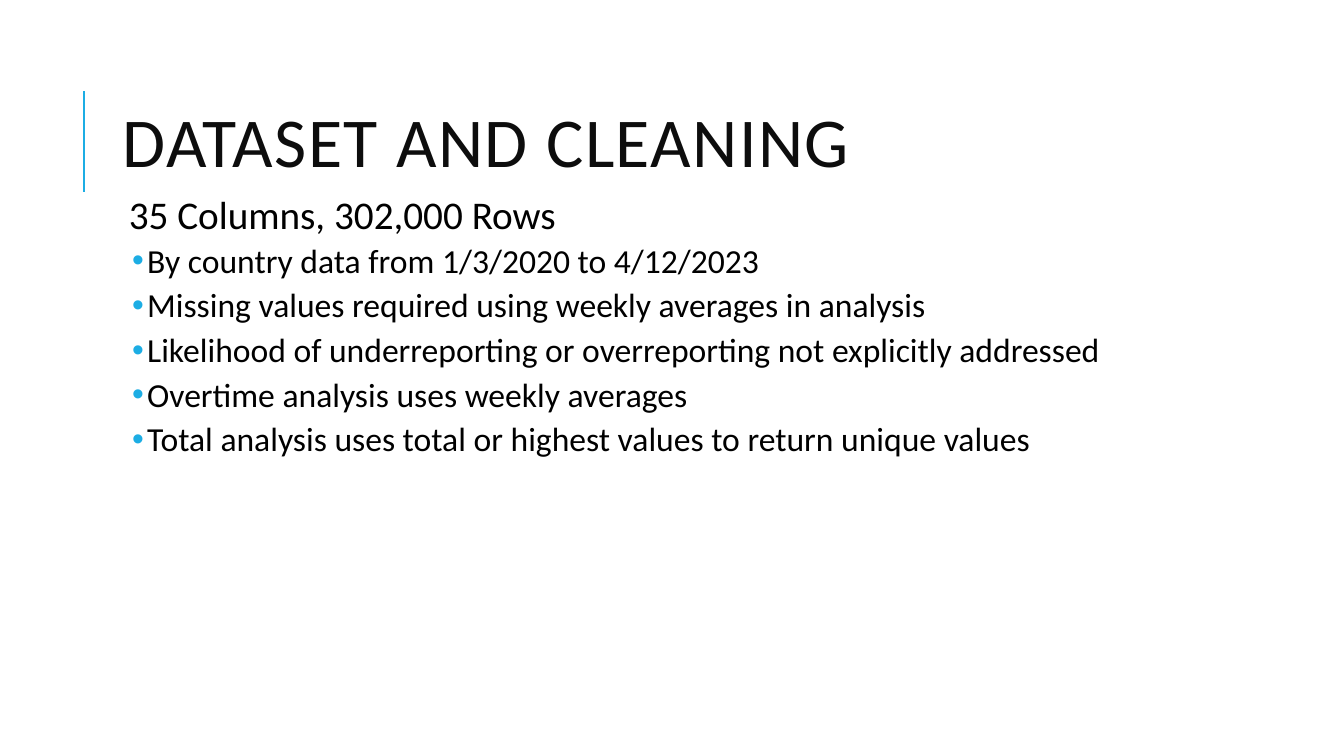
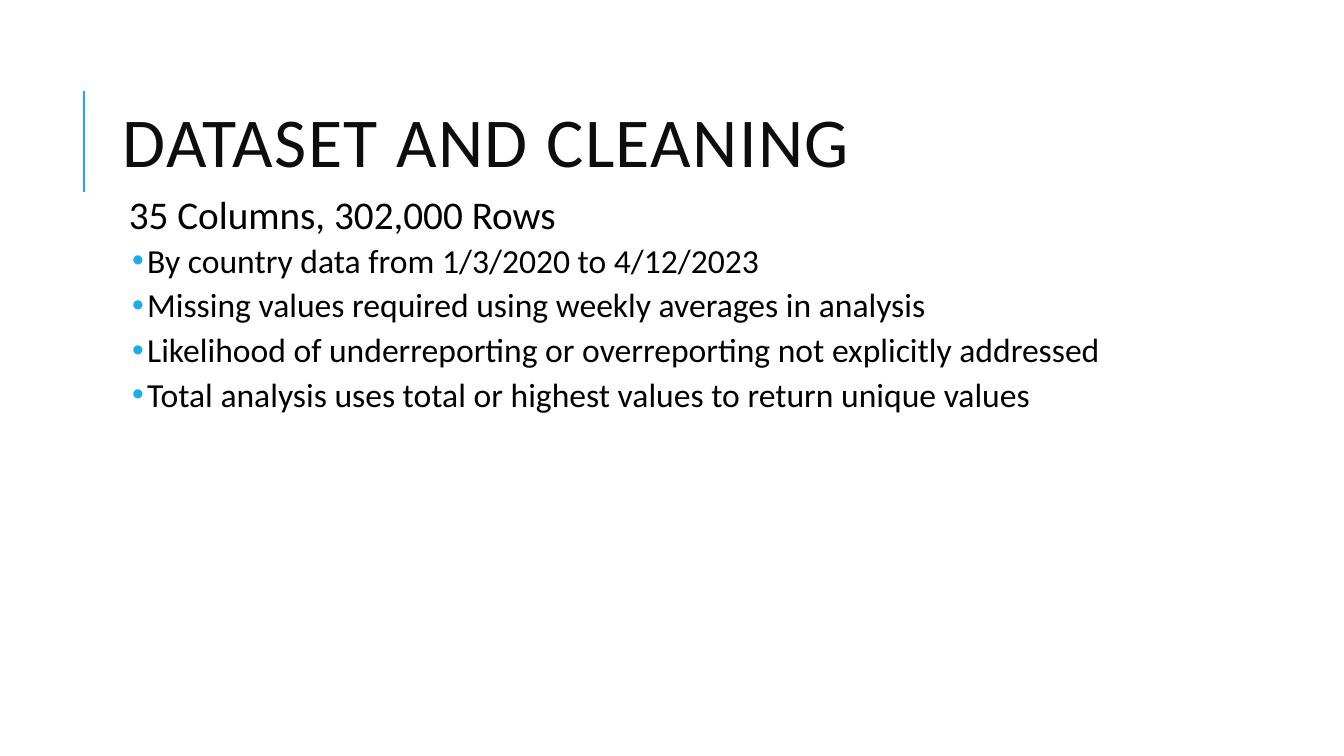
Before and after one commit to tralinde/covid_data_project, a slide deck: slide 4 of ppt/Covid Death Rates.pptx. Drawn at 1344x756 pixels with LibreOffice and Linux fonts; fonts in the diff are those of the drawing. Boxes give left, top, right and bottom in pixels: in the first picture for what was removed or moved away, otherwise in the second. Text is boxed around its words. In the diff, an @@ line names an element or a change of style, - is before the commit and + after.

```diff
--- a/ppt/Covid Death Rates.pptx
+++ b/ppt/Covid Death Rates.pptx
@@ text at <box>147,383,688,413</box>: paragraph removed @@
-  • Overtime analysis uses weekly averages
```
Also in this commit, not shown: 5 other slides changed.
